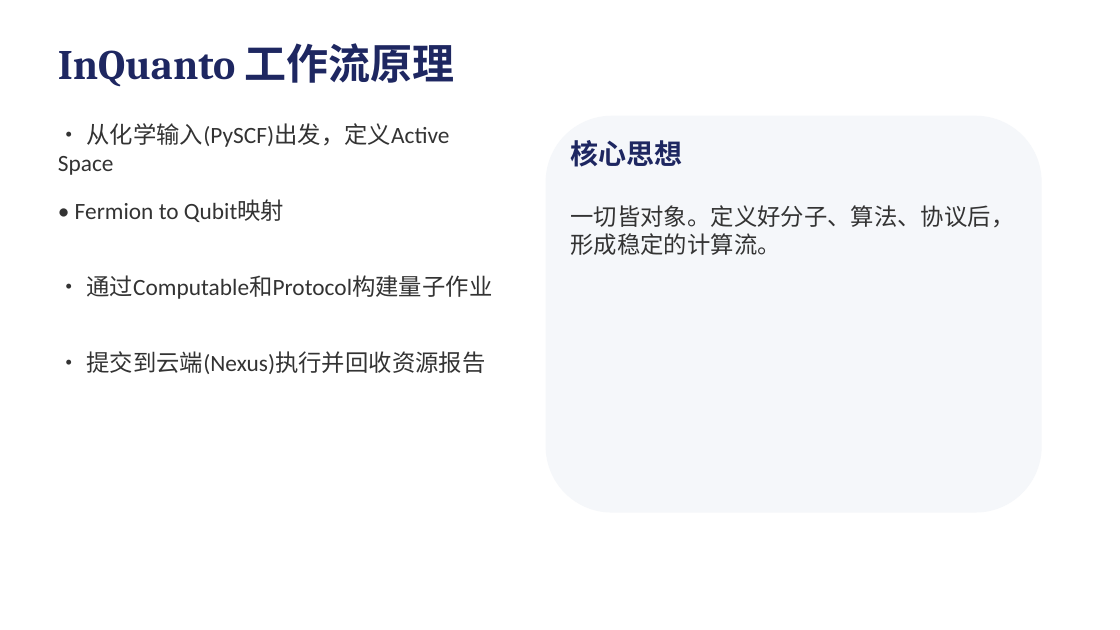
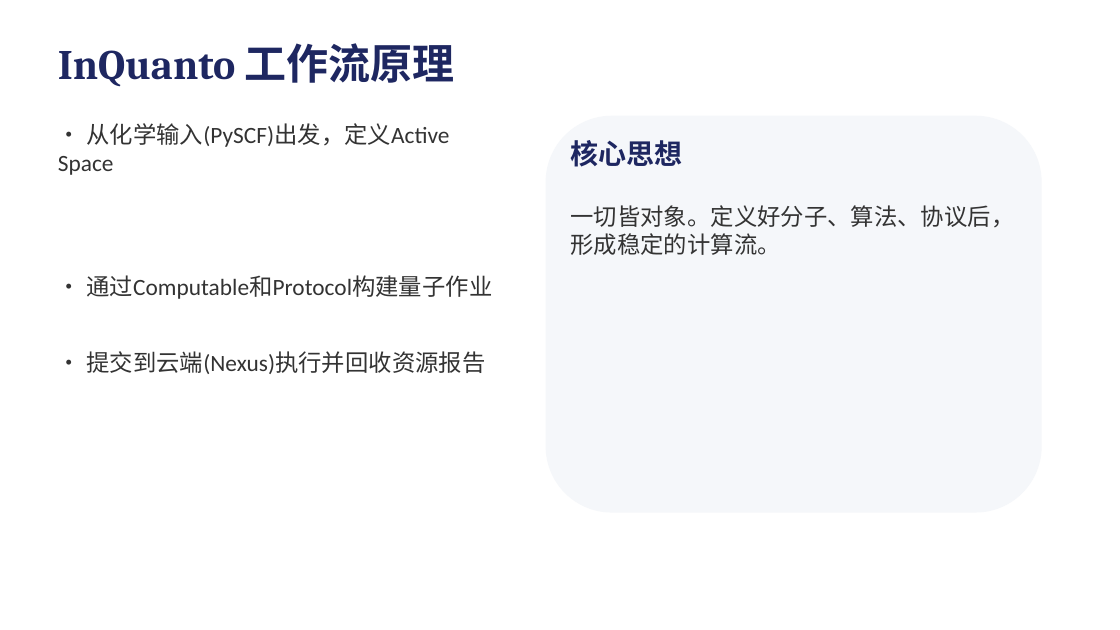
Before and after one commit to sunhl4/qcchem-qml-md, a slide deck: slide 10 of qchem_progress_report.pptx. Drawn at 1120x630 pixels with LibreOffice and Linux fonts; fonts in the diff are those of the drawing. Boxes give left, top, right and bottom in pixels: in the first picture for what was removed or moved away, otherwise in the second. Text is boxed around its words. In the diff, an @@ line names an element or a change of style, - is before the commit and + after.

```diff
--- a/qchem_progress_report.pptx
+++ b/qchem_progress_report.pptx
@@ text removed at [75, 199, 284, 222] @@
-• Fermion to Qubit映射
```
Also in this commit, not shown: 1 other slide changed, 37 other files.
